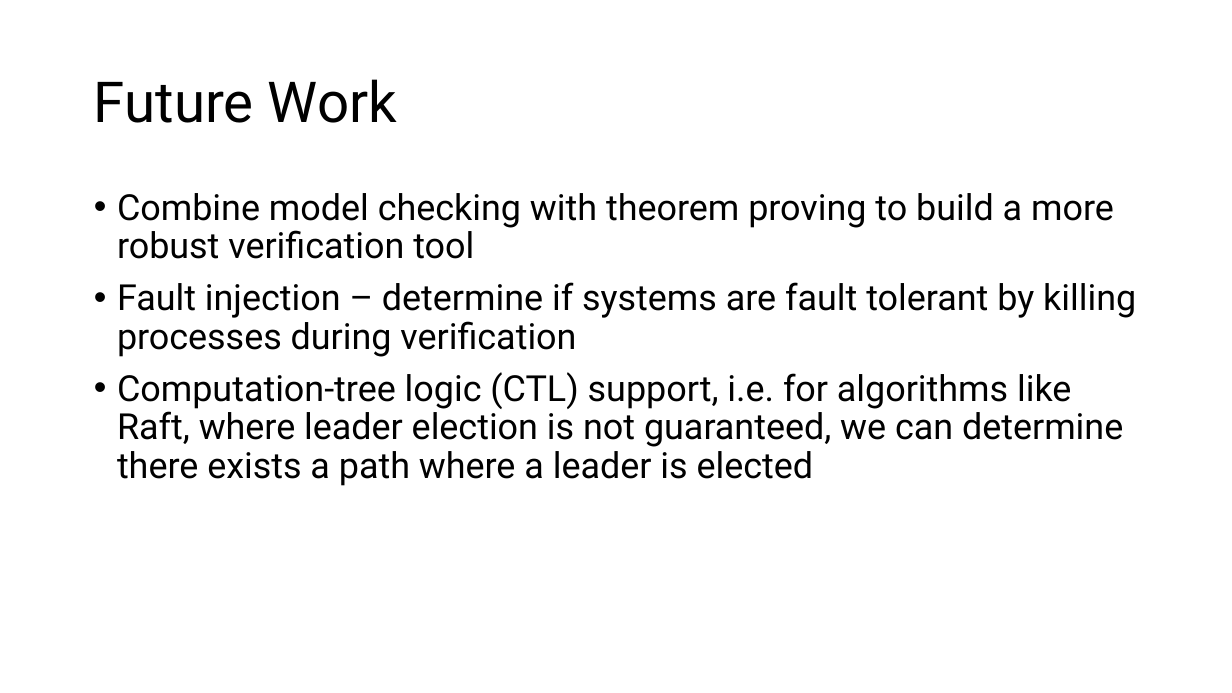
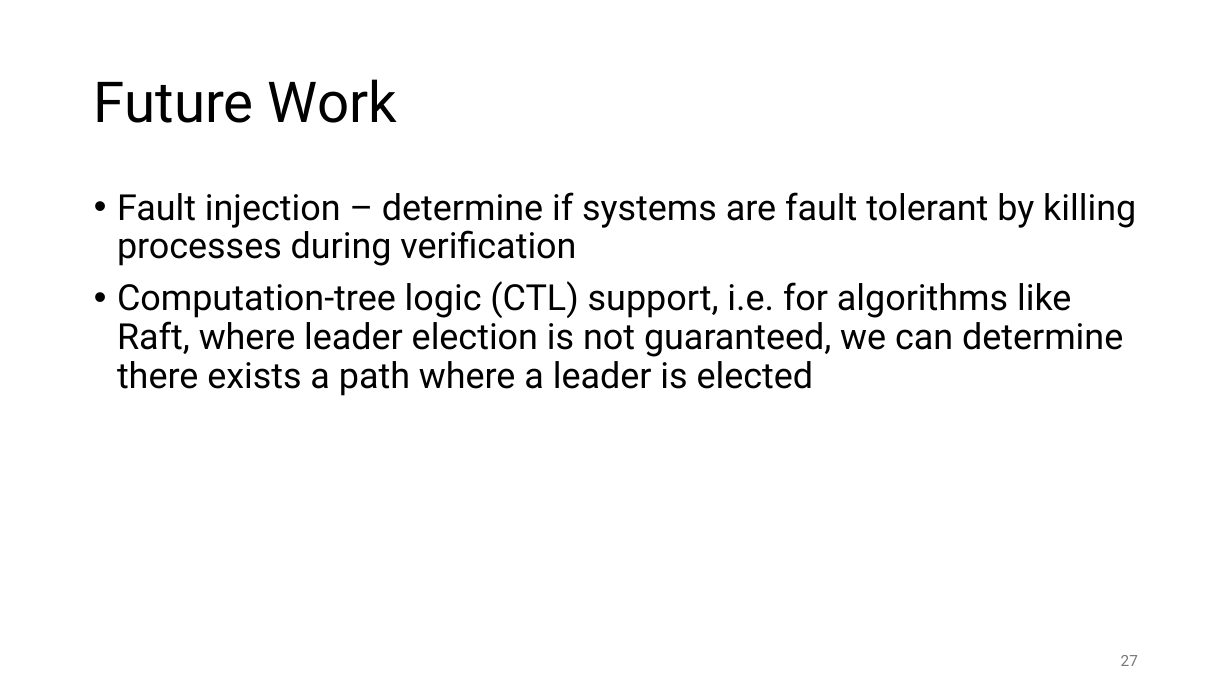
Before and after one commit to matt-neave/verificationAwareElixir, a slide deck: slide 27 of presentation/Verlixir Presentation.pptx (slide 16 before the commit). Drawn at 1232x693 pixels with LibreOffice and Linux fonts; fonts in the diff are those of the drawing. Boxes give left, top, right and bottom in pixels: in the first picture for what was removed or moved away, otherwise in the second. Text is boxed around its words. In the diff, an @@ line names an element or a change of style, - is before the commit and + after.

```diff
--- a/presentation/Verlixir Presentation.pptx
+++ b/presentation/Verlixir Presentation.pptx
@@ text at [117,193,1114,259]: paragraph removed @@
-• Combine model checking with theorem proving to build a more robust verification tool
@@ page number added at [1121,655,1138,666], 12 pt, text #797979 @@
+27
```
Also in this commit, not shown: 15 other slides changed, 13 slides added, 2 slides removed, 18 other files.
